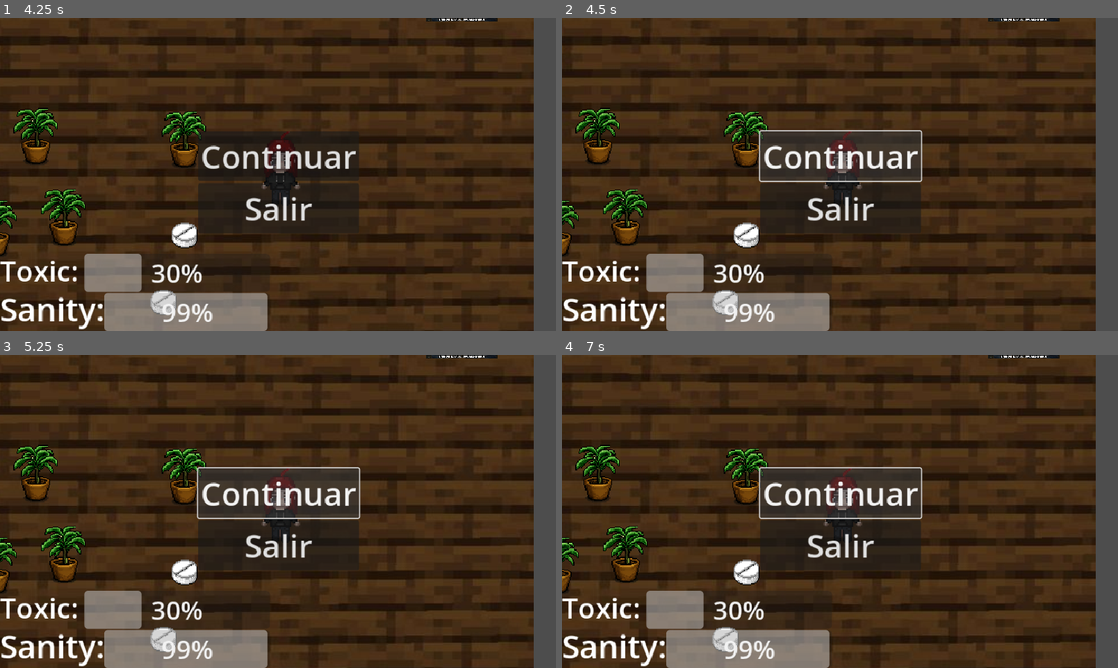
Above: before the commit, frames 1-4 (two rows, left to right).
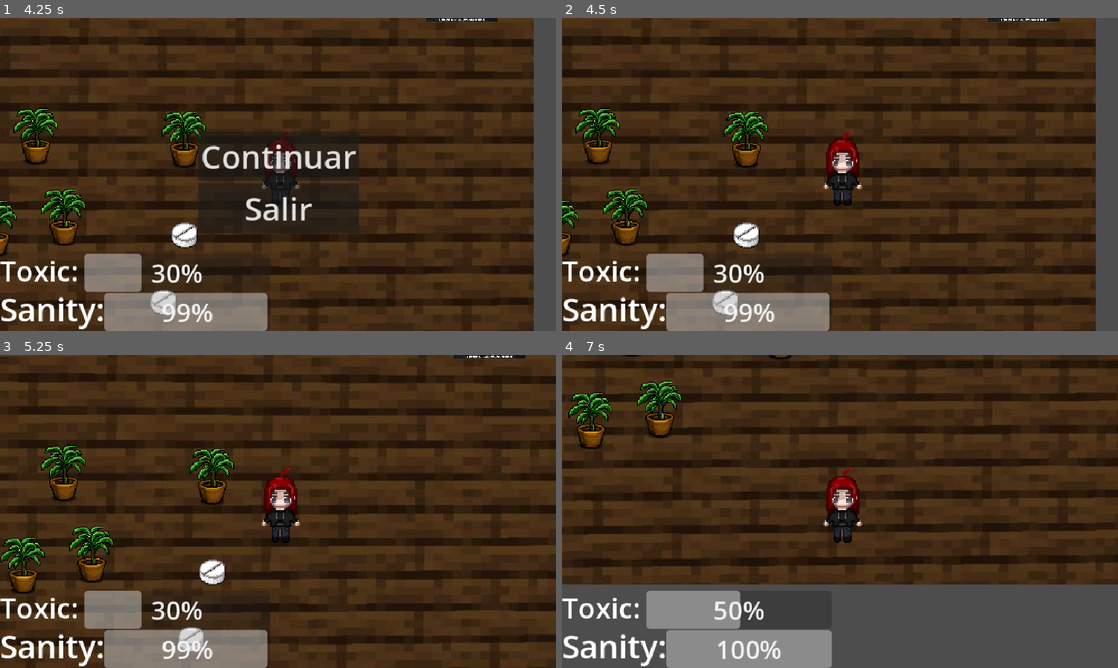
Above: after the commit, the same moments.

Repository: Tafi0405/Charlotte
Game: Godot game, scene res://piso.tscn
Same seed, same stepped clock (60 frames per second), same inputs: the game is played once before the commit and once after it.
Inputs:
- Up to frame 1 (4.25 s): tap Enter at 0.5 s; hold D 0.53-1.28 s; hold Shift 0.53-1.28 s; hold S 1.28-2.03 s; tap Shift at 1.35, 2.85 s; hold D 2.03-2.78 s; hold Shift 2.03-2.78 s; hold W 2.78-3.53 s; hold A from 3.53 s (still down); hold Shift from 3.53 s (still down); tap Escape (ui_cancel) at 4.15 s
- Up to frame 2 (4.5 s): release A at 4.25 s; release Shift at 4.25 s; click "Continuar" at 4.25 s
- Up to frame 3 (5.25 s): tap Space at 5 s; hold A from 5.03 s (still down); tap Shift at 5.1 s
- Up to frame 4 (7 s): release A at 5.78 s; hold S 5.78-6.53 s; hold Shift 5.78-6.53 s; hold D from 6.53 s (still down); tap Shift at 6.6 s

Frame 1 is identical in both runs. In frame 2, 5.6% of the frame differs, in the area x 35-65%, y 35-69%; in frame 3, 17%; in frame 4, 54%, in the area x 0-100%, y 0-100%.

Commit message:
funcion continuar y salir
1) hice que el boton de continuar hace que vuelva el juego
2) hice que el boton de salir se salga el juego

Diff:
--- a/menu_pausa.gd
+++ b/menu_pausa.gd
@@ -15,18 +15,15 @@
 	# Muestra u oculta el menú según el estado de la pausa
 	visible = get_tree().paused
 
-# Esto se ejecutará al pulsar el botón Continuar
-func _on_boton_continuar_pressed():
+# Conecta la señal "pressed" de tu botón Continuar a esta función
+func _on_botón_continuar_pressed() -> void:
 	toggle_pausa()
 
-# Esto se ejecutará al pulsar el botón Salir
-func _on_boton_salir_pressed():
-	get_tree().quit() # Cierra el juego por completo
+# Conecta la señal "pressed" de tu botón Salir a esta función
+func _on_botón_salir_pressed() -> void:
+	print("El botón de salir funciona, intentando cerrar...")
+	get_tree().quit()
 
 
-func _on_botón_continuar_pressed() -> void:
+func _on_button_pressed() -> void:
 	pass # Replace with function body.
-
-
-func _on_botón_salir_pressed() -> void:
-	pass # Replace with function body.
--- a/menu_pausa.tscn
+++ b/menu_pausa.tscn
@@ -1,18 +1,18 @@
-[gd_scene load_steps=2 format=3 uid="uid://bfa6kgnx2npom"]
+[gd_scene format=3 uid="uid://bfa6kgnx2npom"]
 
 [ext_resource type="Script" uid="uid://cmsba3mfoxglh" path="res://menu_pausa.gd" id="1_jd2x8"]
 
-[node name="MenuPausa" type="CanvasLayer"]
+[node name="MenuPausa" type="CanvasLayer" unique_id=1901257817]
 process_mode = 3
 script = ExtResource("1_jd2x8")
 
-[node name="Control" type="Control" parent="."]
+[node name="Control" type="Control" parent="." unique_id=787708111]
 layout_mode = 3
 anchors_preset = 0
 offset_right = 40.0
 offset_bottom = 40.0
 
-[node name="VBoxContainer" type="VBoxContainer" parent="Control"]
+[node name="VBoxContainer" type="VBoxContainer" parent="Control" unique_id=703529304]
 layout_mode = 0
 offset_left = 308.0
 offset_top = 176.0
@@ -20,14 +20,16 @@
 offset_bottom = 334.0
 alignment = 1
 
-[node name="BotónContinuar" type="Button" parent="Control/VBoxContainer"]
+[node name="BotónContinuar" type="Button" parent="Control/VBoxContainer" unique_id=1113916955]
 layout_mode = 2
 theme_override_font_sizes/font_size = 50
 text = "Continuar"
 
-[node name="Button" type="Button" parent="Control/VBoxContainer"]
+[node name="Button" type="Button" parent="Control/VBoxContainer" unique_id=833752728]
+process_mode = 2
 layout_mode = 2
 theme_override_font_sizes/font_size = 50
 text = "Salir"
 
 [connection signal="pressed" from="Control/VBoxContainer/BotónContinuar" to="." method="_on_botón_continuar_pressed"]
+[connection signal="pressed" from="Control/VBoxContainer/Button" to="." method="_on_botón_salir_pressed"]
